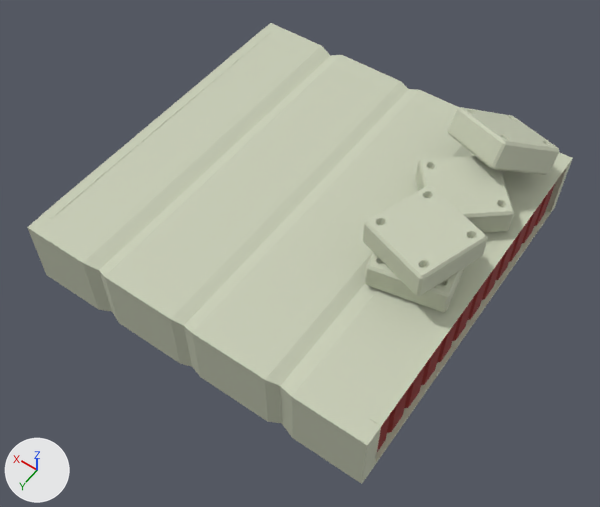
What one commit did to the FBX model Assets/Models/Buildings/Bridge Small.fbx.
Before and after are seen from a camera (50 mm lens) standing at (-4.09, 8.47, 9.17) and looking at (-0.26, 3.11, 0.74). The lights are fixed; the arrows at lower left show +X, +Y and +Z. Where no turn or scale is listed for an object, it has been applied to the vertices.

The scene before the commit, as lines of its bpy script (objects in view):
```python
me_cube_007 = bpy.data.meshes.new('Cube.007')
me_cube_007.from_pydata(...)  # 688 vertices, 582 faces; spans x -0.75..4.25, y -2.0..3.03, z -1.2..0.74
# faces by material slot: [424, 84, 74]
me_cube_007.materials.append(mat_p5_004)  # light grey #c8cdb6
me_cube_007.materials.append(mat_p5)  # light grey #c8cdb6
me_cube_007.materials.append(mat_p4)  # red #891611
ob_bridgesmall = bpy.data.objects.new('BridgeSmall', me_cube_007)
ob_bridgesmall.location = (-1.75, 2.02, 1.46)
```
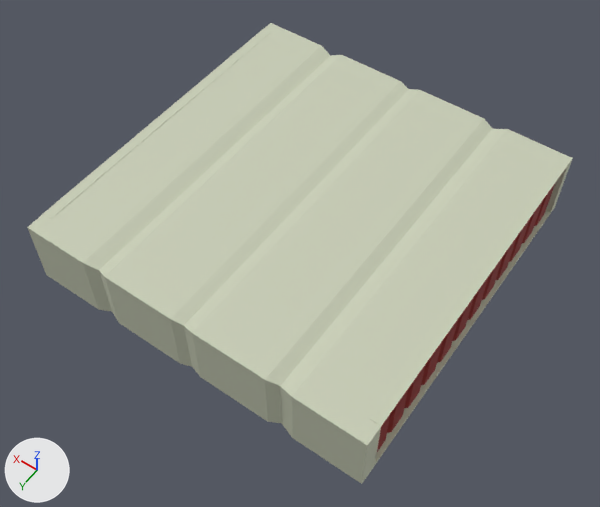
Edits to the bpy script that builds the scene:
```text
Change me_cube_007:
    where me_cube_007.from_pydata(...)  # 688 vertices, 582 faces; spans x -0.75..4.25, y -2.0..3.03, z -1.2..0.74
    used by ob_bridgesmall; location = (-1.75, 2.02, 1.46)
    remove me_cube_007.materials.append(mat_p5_004)  # light grey #c8cdb6
    me_cube_007 part 1: the loose piece of 112 vertices spanning x -0.64..0.6, y 0.16..1.41, z 0.18..0.56 is deleted
    me_cube_007 part 2: the loose piece of 112 vertices spanning x -0.63..0.75, y -1.09..0.29, z -0.19..0.19 is deleted
    me_cube_007 part 3: the loose piece of 112 vertices spanning x -0.6..0.56, y 0.21..1.37, z -0.19..0.19 is deleted
    me_cube_007 part 4: the loose piece of 112 vertices spanning x -0.67..0.69, y -1.92..-0.6, z -0.21..0.74 is deleted
```

Location of each change, [x1, y1, x2, y2] in pixels of the pictures (600 x 507 px):
part 1 of me_cube_007, deleted: before [363, 185, 488, 296]
part 2 of me_cube_007, deleted: before [416, 156, 514, 233]
part 3 of me_cube_007, deleted: before [365, 252, 464, 313]
part 4 of me_cube_007, deleted: before [448, 107, 559, 175]
